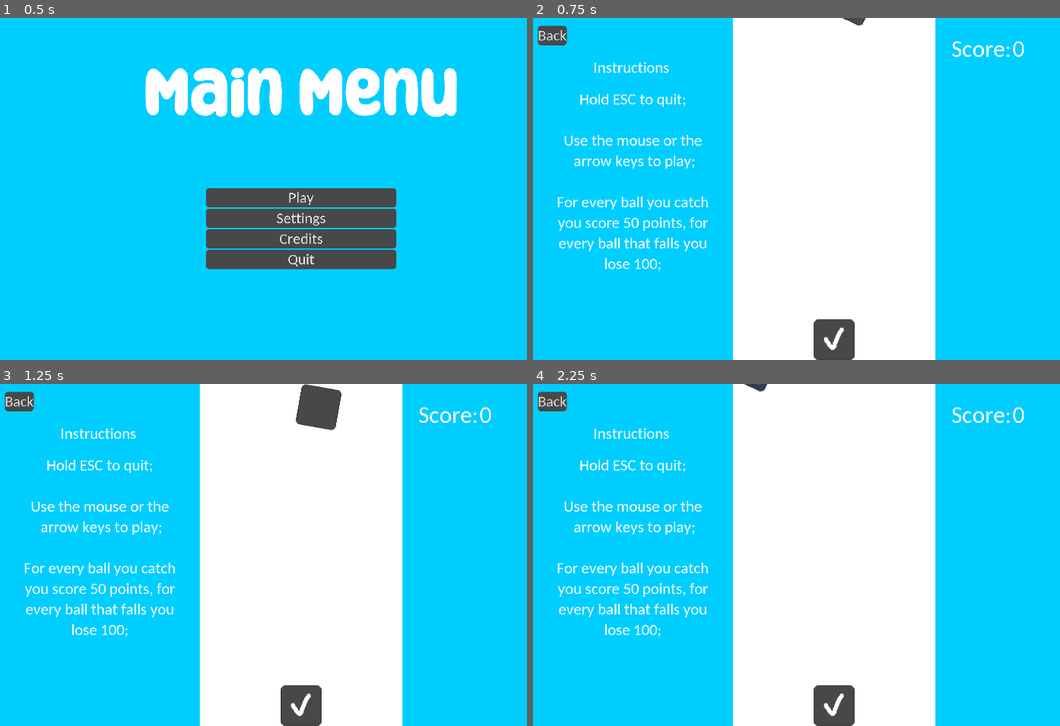
Above: before the commit, frames 1-4 (two rows, left to right).
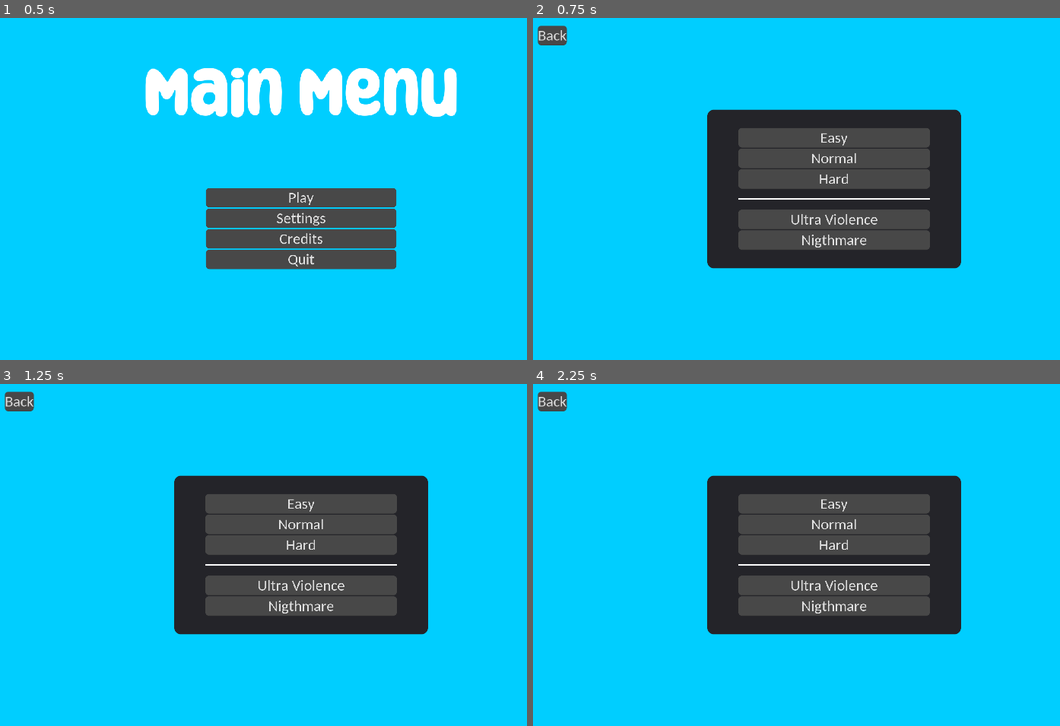
Above: after the commit, the same moments.

Repository: RasaHakaton/FallBall
Game: Godot game, scene res://MainMenu/MainMenu.tscn
Two runs of this game, one before a commit and one after it. Both use one fixed random seed, a clock stepped at 60 frames per second and the inputs below. The engine's default icon, where the game draws it, is replaced by a stand-in: a white triangle on a blue panel in a dark square.
Inputs:
- Up to frame 1 (0.5 s): no input
- Up to frame 2 (0.75 s): click "Play" at 0.5 s
- Up to frame 3 (1.25 s): no input
- Up to frame 4 (2.25 s): click "Back" at 1.25 s; click "Play" at 2 s

Frame 1 is identical in both runs. In frame 2, 45% of the frame differs, in the area x 4-94%, y 0-100%; in frame 3, 45%; in frame 4, 45%.

Commit message:
Added Difficulty Selector

Diff:
--- a/Game/CollectABall/Ball.gd
+++ b/Game/CollectABall/Ball.gd
@@ -4,16 +4,21 @@
 onready var box = $Box
 onready var speed = 250
 onready var rotspeed = 2.5
+onready var gpl = get_node("..")
 
 func _ready():
 	spritechoose()
+	position.y = -90
+	position.x = rand_range(704, 1216)
 
 func _physics_process(delta):
-	rotation_degrees += rotspeed
-	var yin = 1
-	var input_v = Vector2( 0, yin)
-	var move = input_v.normalized()
-	move_and_slide(move * speed, Vector2.ZERO)
+	if gpl.visible == true:
+		rotation_degrees += rotspeed
+		var yin = 1
+		var input_v = Vector2( 0, yin)
+		var move = input_v.normalized()
+		move_and_slide(move * speed, Vector2.ZERO)
+	elif gpl.visible == false: position.y = -90
 	#print(position.x)
 	#speed = speed + 0.01
 	#rotspeed = rotspeed + 0.001
--- /dev/null
+++ b/Game/DifficultySelector/Difficulty.gd
@@ -0,0 +1,30 @@
+extends Panel
+
+export onready var difficulty = 0 #1-easy, 2-normal, 3-hard, 4-ultra violence, 5-nightmare
+signal dying(difficulty)
+
+
+
+func _on_Easy_pressed():
+	difficulty = 1
+
+
+func _on_Normal_pressed():
+	difficulty = 2
+
+
+func _on_Hard_pressed():
+	difficulty = 3
+
+
+func _on_Ultra_Violence_pressed():
+	difficulty = 4
+
+
+func _on_Nightmare_pressed():
+	difficulty = 5
+
+func _physics_process(delta):
+	if difficulty != 0:
+		emit_signal("dying", difficulty)
+		queue_free()
--- /dev/null
+++ b/Game/DifficultySelector/Difficulty.tscn
@@ -0,0 +1,101 @@
+[gd_scene load_steps=6 format=2]
+
+[ext_resource path="res://MainMenu/Settings/PanelTheme.tres" type="Theme" id=1]
+[ext_resource path="res://MainMenu/Settings/Settings.tres" type="Theme" id=2]
+[ext_resource path="res://Game/DifficultySelector/Difficulty.gd" type="Script" id=3]
+
+[sub_resource type="StyleBoxFlat" id=1]
+bg_color = Color( 1, 1, 1, 1 )
+border_width_left = 2
+border_width_top = 2
+border_width_right = 2
+border_width_bottom = 2
+border_color = Color( 1, 1, 1, 1 )
+
+[sub_resource type="Theme" id=2]
+HSeparator/styles/separator = SubResource( 1 )
+
+[node name="Difficulty" type="Panel"]
+anchor_left = 0.5
+anchor_top = 0.5
+anchor_right = 0.5
+anchor_bottom = 0.5
+margin_left = -400.0
+margin_top = -250.0
+margin_right = 400.0
+margin_bottom = 250.0
+theme = ExtResource( 1 )
+script = ExtResource( 3 )
+__meta__ = {
+"_edit_use_anchors_": false
+}
+
+[node name="VBoxContainer" type="VBoxContainer" parent="."]
+margin_left = 98.0
+margin_top = 58.0
+margin_right = 702.0
+margin_bottom = 442.0
+alignment = 1
+__meta__ = {
+"_edit_use_anchors_": false
+}
+
+[node name="Easy" type="Button" parent="VBoxContainer"]
+margin_right = 604.0
+margin_bottom = 61.0
+theme = ExtResource( 2 )
+text = "Easy"
+
+[node name="Normal" type="Button" parent="VBoxContainer"]
+margin_top = 65.0
+margin_right = 604.0
+margin_bottom = 126.0
+theme = ExtResource( 2 )
+text = "Normal"
+
+[node name="Hard" type="Button" parent="VBoxContainer"]
+margin_top = 130.0
+margin_right = 604.0
+margin_bottom = 191.0
+theme = ExtResource( 2 )
+text = "Hard"
+
+[node name="Control" type="Control" parent="VBoxContainer"]
+margin_top = 195.0
+margin_right = 604.0
+margin_bottom = 218.0
+size_flags_horizontal = 3
+size_flags_vertical = 3
+
+[node name="HSeparator" type="HSeparator" parent="VBoxContainer"]
+margin_top = 222.0
+margin_right = 604.0
+margin_bottom = 226.0
+theme = SubResource( 2 )
+
+[node name="Control2" type="Control" parent="VBoxContainer"]
+margin_top = 230.0
+margin_right = 604.0
+margin_bottom = 254.0
+size_flags_horizontal = 3
+size_flags_vertical = 3
+
+[node name="Ultra Violence" type="Button" parent="VBoxContainer"]
+margin_top = 258.0
+margin_right = 604.0
+margin_bottom = 319.0
+theme = ExtResource( 2 )
+text = "Ultra Violence"
+
+[node name="Nightmare" type="Button" parent="VBoxContainer"]
+margin_top = 323.0
+margin_right = 604.0
+margin_bottom = 384.0
+theme = ExtResource( 2 )
+text = "Nigthmare"
+
+[connection signal="pressed" from="VBoxContainer/Easy" to="." method="_on_Easy_pressed"]
+[connection signal="pressed" from="VBoxContainer/Normal" to="." method="_on_Normal_pressed"]
+[connection signal="pressed" from="VBoxContainer/Hard" to="." method="_on_Hard_pressed"]
+[connection signal="pressed" from="VBoxContainer/Ultra Violence" to="." method="_on_Ultra_Violence_pressed"]
+[connection signal="pressed" from="VBoxContainer/Nightmare" to="." method="_on_Nightmare_pressed"]
--- /dev/null
+++ b/Game/GameplayLoop.gd
@@ -0,0 +1,6 @@
+extends Node2D
+
+
+
+func _on_Difficulty_dying(difficulty):
+	visible = true
--- a/Game/Main.gd
+++ b/Game/Main.gd
@@ -1,7 +1,8 @@
 extends Node2D
 
 onready var score = 200
-onready var scorelabel = $Control/HBoxContainer/Score
+onready var scorelabel = $GameplayLoop/ScoreHolder/HBoxContainer/Score
+
 
 
 func _on_Player_body_entered(body):
--- a/Game/Main.tscn
+++ b/Game/Main.tscn
@@ -1,10 +1,12 @@
-[gd_scene load_steps=14 format=2]
+[gd_scene load_steps=16 format=2]
 
 [ext_resource path="res://Game/Player/Player.tscn" type="PackedScene" id=1]
 [ext_resource path="res://Game/CollectABall/Ball.tscn" type="PackedScene" id=2]
 [ext_resource path="res://Fonts/Carlito-Regular.ttf" type="DynamicFontData" id=3]
 [ext_resource path="res://Game/Main.gd" type="Script" id=4]
 [ext_resource path="res://MainMenu/BackToMenu/Back.tscn" type="PackedScene" id=5]
+[ext_resource path="res://Game/DifficultySelector/Difficulty.tscn" type="PackedScene" id=6]
+[ext_resource path="res://Game/GameplayLoop.gd" type="Script" id=7]
 
 [sub_resource type="DynamicFont" id=3]
 size = 75
@@ -49,7 +51,23 @@
 "_edit_use_anchors_": false
 }
 
-[node name="ColorRect2" type="ColorRect" parent="."]
+[node name="Difficulty" parent="." instance=ExtResource( 6 )]
+margin_left = 560.0
+margin_top = 290.0
+margin_right = 1360.0
+margin_bottom = 790.0
+
+[node name="Back" parent="." instance=ExtResource( 5 )]
+margin_left = 25.0
+margin_top = 25.0
+margin_right = 116.0
+margin_bottom = 86.0
+
+[node name="GameplayLoop" type="Node2D" parent="."]
+visible = false
+script = ExtResource( 7 )
+
+[node name="ColorRect2" type="ColorRect" parent="GameplayLoop"]
 anchor_right = 1.0
 anchor_bottom = 1.0
 margin_left = 640.0
@@ -60,13 +78,7 @@
 "_edit_use_anchors_": false
 }
 
-[node name="Back" parent="." instance=ExtResource( 5 )]
-margin_left = 25.0
-margin_top = 25.0
-margin_right = 116.0
-margin_bottom = 86.0
-
-[node name="Control" type="Control" parent="."]
+[node name="ScoreHolder" type="Control" parent="GameplayLoop"]
 margin_left = 1330.0
 margin_top = 50.0
 margin_right = 1730.0
@@ -75,26 +87,26 @@
 "_edit_use_anchors_": false
 }
 
-[node name="HBoxContainer" type="HBoxContainer" parent="Control"]
+[node name="HBoxContainer" type="HBoxContainer" parent="GameplayLoop/ScoreHolder"]
 margin_right = 40.0
 margin_bottom = 40.0
 __meta__ = {
 "_edit_use_anchors_": false
 }
 
-[node name="Label" type="Label" parent="Control/HBoxContainer"]
+[node name="Label" type="Label" parent="GameplayLoop/ScoreHolder/HBoxContainer"]
 margin_right = 189.0
 margin_bottom = 93.0
 theme = SubResource( 4 )
 text = "Score:"
 
-[node name="Score" type="Label" parent="Control/HBoxContainer"]
+[node name="Score" type="Label" parent="GameplayLoop/ScoreHolder/HBoxContainer"]
 margin_left = 193.0
 margin_right = 193.0
 margin_bottom = 93.0
 theme = SubResource( 6 )
 
-[node name="Control2" type="Control" parent="."]
+[node name="InfoPanel" type="Control" parent="GameplayLoop"]
 margin_top = 125.0
 margin_right = 640.0
 margin_bottom = 1080.0
@@ -102,7 +114,7 @@
 "_edit_use_anchors_": false
 }
 
-[node name="Label" type="Label" parent="Control2"]
+[node name="Label" type="Label" parent="GameplayLoop/InfoPanel"]
 anchor_left = 0.5
 anchor_right = 0.5
 margin_left = -120.0
@@ -114,7 +126,7 @@
 "_edit_use_anchors_": false
 }
 
-[node name="Label2" type="Label" parent="Control2"]
+[node name="Label2" type="Label" parent="GameplayLoop/InfoPanel"]
 anchor_left = 0.5
 anchor_top = 0.5
 anchor_right = 0.5
@@ -138,39 +150,40 @@
 "_edit_use_anchors_": false
 }
 
-[node name="Playingfield" type="Node2D" parent="."]
+[node name="Playingfield" type="Node2D" parent="GameplayLoop"]
 
-[node name="Wall1" type="StaticBody2D" parent="Playingfield"]
+[node name="Wall1" type="StaticBody2D" parent="GameplayLoop/Playingfield"]
 position = Vector2( 320, 540 )
 __meta__ = {
 "_edit_lock_": true
 }
 
-[node name="CollisionShape2D" type="CollisionShape2D" parent="Playingfield/Wall1"]
+[node name="CollisionShape2D" type="CollisionShape2D" parent="GameplayLoop/Playingfield/Wall1"]
 shape = SubResource( 1 )
 
-[node name="Wall2" type="StaticBody2D" parent="Playingfield"]
+[node name="Wall2" type="StaticBody2D" parent="GameplayLoop/Playingfield"]
 position = Vector2( 1600, 540 )
 __meta__ = {
 "_edit_lock_": true
 }
 
-[node name="CollisionShape2D" type="CollisionShape2D" parent="Playingfield/Wall2"]
+[node name="CollisionShape2D" type="CollisionShape2D" parent="GameplayLoop/Playingfield/Wall2"]
 shape = SubResource( 1 )
 
-[node name="DeathZone" type="Area2D" parent="Playingfield"]
+[node name="DeathZone" type="Area2D" parent="GameplayLoop/Playingfield"]
 position = Vector2( 960, 1180 )
 
-[node name="CollisionShape2D" type="CollisionShape2D" parent="Playingfield/DeathZone"]
+[node name="CollisionShape2D" type="CollisionShape2D" parent="GameplayLoop/Playingfield/DeathZone"]
 shape = SubResource( 2 )
 
-[node name="Player" parent="." instance=ExtResource( 1 )]
+[node name="Ball" parent="GameplayLoop" instance=ExtResource( 2 )]
+position = Vector2( 960, -90 )
+
+[node name="Player" parent="GameplayLoop" instance=ExtResource( 1 )]
 position = Vector2( 960, 1016 )
 
-[node name="Ball" parent="." instance=ExtResource( 2 )]
-position = Vector2( 960, -90 )
-
-[connection signal="body_entered" from="Playingfield/DeathZone" to="." method="_on_DeathZone_body_entered"]
-[connection signal="body_entered" from="Playingfield/DeathZone" to="Ball" method="_on_DeathZone_body_entered"]
-[connection signal="body_entered" from="Player" to="." method="_on_Player_body_entered"]
-[connection signal="body_entered" from="Player" to="Ball" method="_on_Player_body_entered"]
+[connection signal="dying" from="Difficulty" to="GameplayLoop" method="_on_Difficulty_dying"]
+[connection signal="body_entered" from="GameplayLoop/Playingfield/DeathZone" to="." method="_on_DeathZone_body_entered"]
+[connection signal="body_entered" from="GameplayLoop/Playingfield/DeathZone" to="GameplayLoop/Ball" method="_on_DeathZone_body_entered"]
+[connection signal="body_entered" from="GameplayLoop/Player" to="." method="_on_Player_body_entered"]
+[connection signal="body_entered" from="GameplayLoop/Player" to="GameplayLoop/Ball" method="_on_Player_body_entered"]
--- /dev/null
+++ b/MainMenu/Settings/PanelTheme.tres
@@ -0,0 +1,12 @@
+[gd_resource type="Theme" load_steps=2 format=2]
+
+[sub_resource type="StyleBoxFlat" id=2]
+bg_color = Color( 0.145098, 0.145098, 0.164706, 1 )
+border_color = Color( 0.258824, 0.258824, 0.258824, 1 )
+corner_radius_top_left = 20
+corner_radius_top_right = 20
+corner_radius_bottom_right = 20
+corner_radius_bottom_left = 20
+
+[resource]
+Panel/styles/panel = SubResource( 2 )
--- a/MainMenu/Settings/Settings.tscn
+++ b/MainMenu/Settings/Settings.tscn
@@ -1,20 +1,10 @@
-[gd_scene load_steps=8 format=2]
+[gd_scene load_steps=7 format=2]
 
 [ext_resource path="res://MainMenu/Settings/Buttons/ResolutionSlider/ResolutionSelector.tscn" type="PackedScene" id=1]
 [ext_resource path="res://MainMenu/Settings/Buttons/FullScreen/FullscreenCheckbox.tscn" type="PackedScene" id=2]
 [ext_resource path="res://MainMenu/Settings/Settings.gd" type="Script" id=3]
 [ext_resource path="res://MainMenu/Settings/Settings.tres" type="Theme" id=4]
-
-[sub_resource type="StyleBoxFlat" id=2]
-bg_color = Color( 0.145098, 0.145098, 0.164706, 1 )
-border_color = Color( 0.258824, 0.258824, 0.258824, 1 )
-corner_radius_top_left = 20
-corner_radius_top_right = 20
-corner_radius_bottom_right = 20
-corner_radius_bottom_left = 20
-
-[sub_resource type="Theme" id=3]
-Panel/styles/panel = SubResource( 2 )
+[ext_resource path="res://MainMenu/Settings/PanelTheme.tres" type="Theme" id=5]
 
 [sub_resource type="StyleBoxFlat" id=1]
 bg_color = Color( 1, 1, 1, 1 )
@@ -28,7 +18,7 @@
 margin_top = -250.0
 margin_right = 400.0
 margin_bottom = 250.0
-theme = SubResource( 3 )
+theme = ExtResource( 5 )
 script = ExtResource( 3 )
 __meta__ = {
 "_edit_use_anchors_": false
